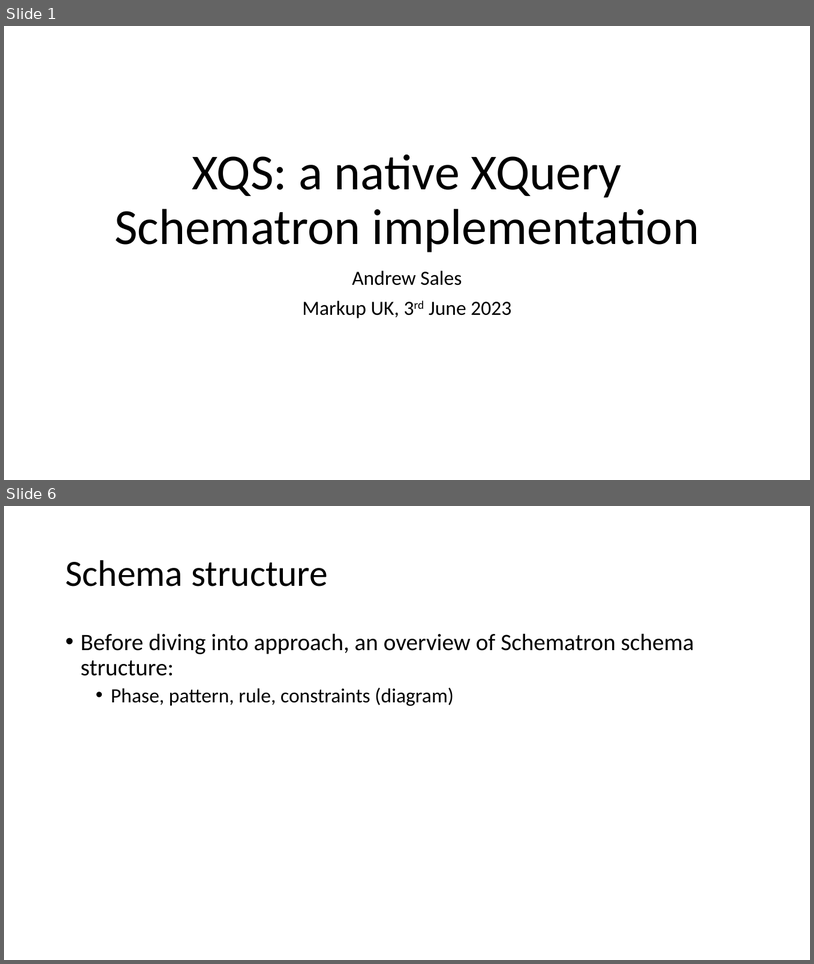
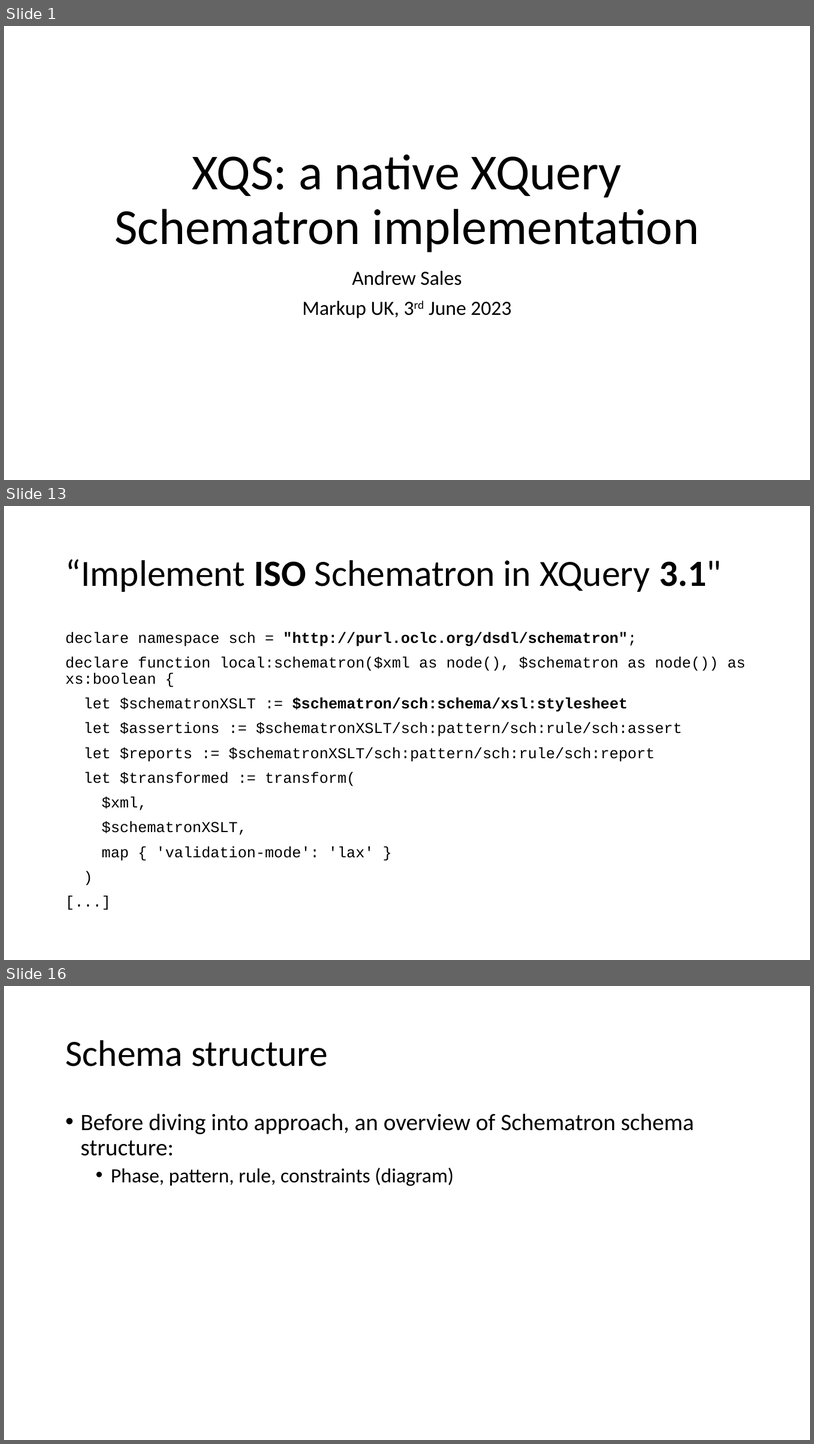
Before and after one commit to AndrewSales/XQS, a slide deck: Markup UK 2023 slides.pptx. Shown one above the other, each under a label of ours: slides 1 and 6 before the commit, slides 1, 13 and 16 after it; the slides between them are not shown. The pictures are 814x964 and 814x1444 pixels, drawn with LibreOffice and Linux fonts; fonts in the diff are those of the drawing. Boxes give left, top, right and bottom in pixels: in the first picture for what was removed or moved away, otherwise in the second. Text is boxed around its words. In the diff, an @@ line names an element or a change of style, - is before the commit and + after.

```diff
--- a/Markup UK 2023 slides.pptx
+++ b/Markup UK 2023 slides.pptx
@@ slide 13 added at (4,506,810,960), background #FFFFFF @@
@@ title added at (65,559,722,592), 44 pt, text #000000 @@
+“Implement ISO Schematron in XQuery 3.1"
@@ text added at (65,631,746,861), 18 pt, text #000000 @@
+declare namespace sch = "http://purl.oclc.org/dsdl/schematron";
+declare function local:schematron($xml as node(), $schematron as node()) as xs:boolean {
+let $schematronXSLT := $schematron/sch:schema/xsl:stylesheet
+let $assertions := $schematronXSLT/sch:pattern/sch:rule/sch:assert
+let $reports := $schematronXSLT/sch:pattern/sch:rule/sch:report
+let $transformed := transform(
+$xml,
+$schematronXSLT,
+map { 'validation-mode': 'lax' }
+)
+[...]
@@ what was slide 6 is now slide 16 @@
```
Also in this commit, not shown: 4 slides changed, 10 other slides added, 1 other file.
